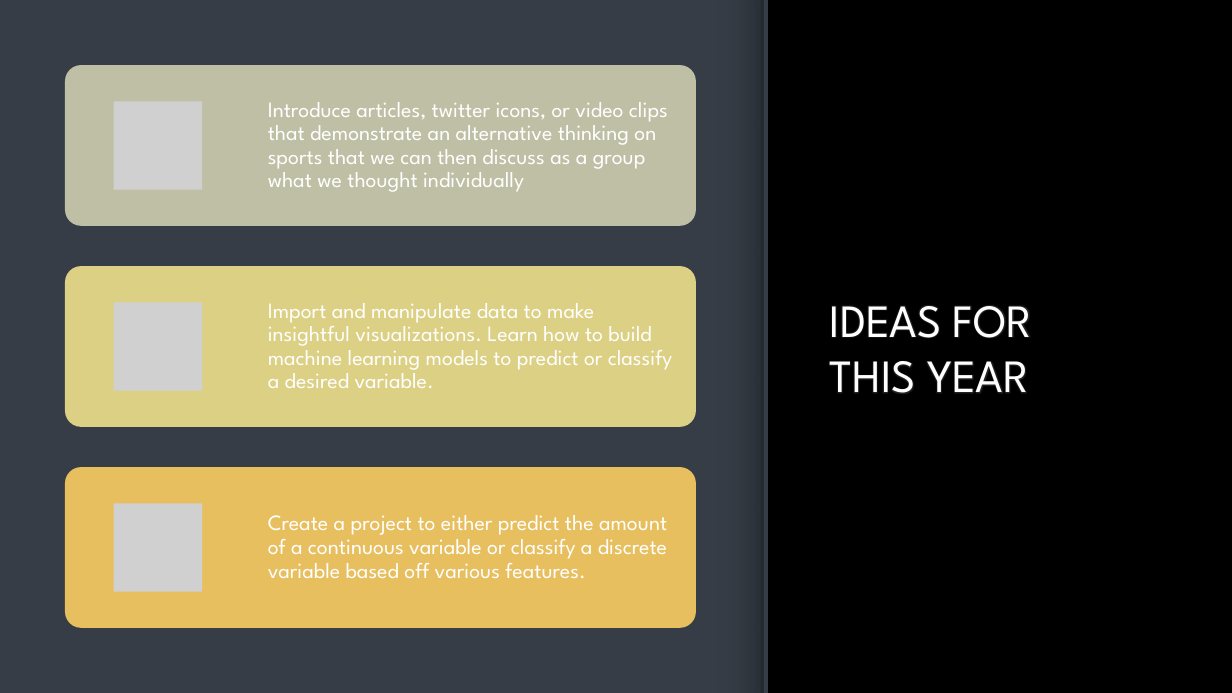
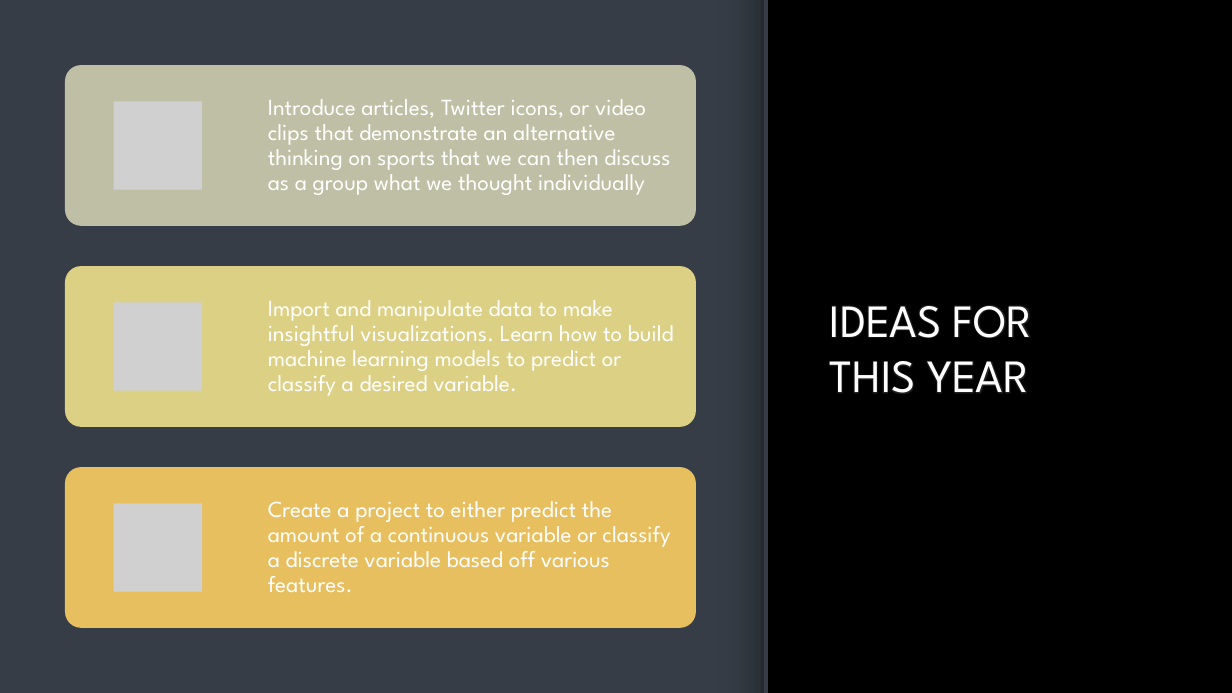
Before and after one commit to cjskalla/Sports-Analytics-SIG, a slide deck: slide 7 of Meeting Info/9-3.pptx (slide 5 before the commit). Drawn at 1232x693 pixels with LibreOffice and Linux fonts; fonts in the diff are those of the drawing; grey boxes stand for pictures; background and template pictures are left out. Boxes give left, top, right and bottom in pixels: in the first picture for what was removed or moved away, otherwise in the second. Text is boxed around its words. In the diff, an @@ line names an element or a change of style, - is before the commit and + after.

```diff
--- a/Meeting Info/9-3.pptx
+++ b/Meeting Info/9-3.pptx
@@ text at (268,99,670,195): text changed; size 17 to 18 pt @@
-Introduce articles, twitter icons, or video clips that demonstrate an alternative thinking on sports that we can then discuss as a group what we thought individually
+Introduce articles, Twitter icons, or video clips that demonstrate an alternative thinking on sports that we can then discuss as a group what we thought individually
@@ text "Import and manipulate data to ..." at (268,300,674,396): size 17 to 18 pt @@
@@ text "Create a project to either ..." at (268,501,670,592): size 17 to 18 pt @@
```
Also in this commit, not shown: 5 other slides changed, 2 slides added, 2 other files.
